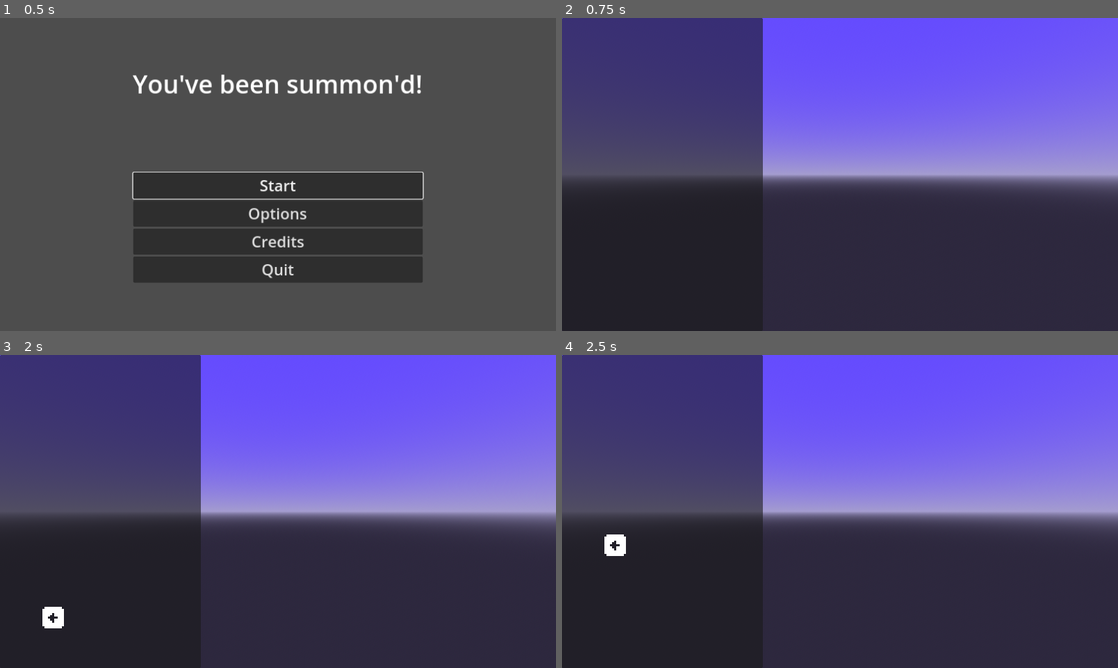
Above: before the commit, frames 1-4 (two rows, left to right).
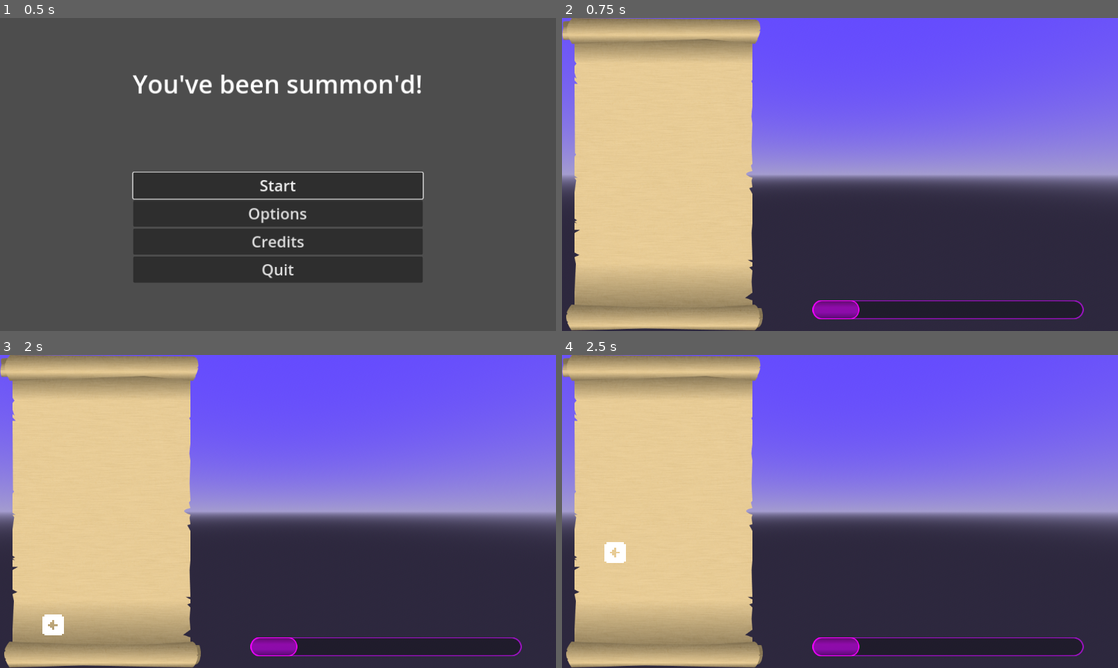
Above: after the commit, the same moments.

Repository: Yngwarr/ludum-dare-55
Game: Godot game, scene res://scenes/MainMenu.tscn
Same seed, same stepped clock (60 frames per second), same inputs: the game is played once before the commit and once after it. The engine's default icon, where the game draws it, is replaced by a stand-in: a white triangle on a blue panel in a dark square.
Inputs:
- Up to frame 1 (0.5 s): no input
- Up to frame 2 (0.75 s): click "Start" at 0.5 s
- Up to frame 3 (2 s): tap Enter at 1.25 s; hold Right (game_right) from 1.28 s (still down)
- Up to frame 4 (2.5 s): release Right (game_right) at 2.03 s; hold Down (game_down) from 2.03 s (still down)

Frame 1 is identical in both runs. In frame 2, 35% of the frame differs, in the area x 0-94%, y 0-100%; in frame 3, 35%; in frame 4, 35%.

Commit message:
new art

Diff:
--- a/scenes/Game.tscn
+++ b/scenes/Game.tscn
@@ -9,9 +9,15 @@
 [ext_resource type="Shader" path="res://shaders/blur.gdshader" id="3_tg1ur"]
 [ext_resource type="AudioStream" uid="uid://6dcm2cmkhdu3" path="res://sfx/music.ogg" id="4_t0smp"]
 [ext_resource type="Script" path="res://src/UI/ShowPopupButton.gd" id="5_k0seo"]
+[ext_resource type="Texture2D" uid="uid://c33nqeyn31qg4" path="res://img/Scroll.png" id="5_wm4wy"]
 [ext_resource type="Script" path="res://src/UI/ChangeSceneButton.gd" id="6_2c0ui"]
+[ext_resource type="Texture2D" uid="uid://deebmfvogsx" path="res://img/progress_bg.png" id="7_y7vaw"]
+[ext_resource type="Texture2D" uid="uid://bafudxk212os7" path="res://img/progress_fill.png" id="8_6seoa"]
 [ext_resource type="Script" path="res://src/Pause.gd" id="8_cpxey"]
 [ext_resource type="Texture2D" uid="uid://bmetb0g61y3bv" path="res://icon.svg" id="8_lyls7"]
+
+[sub_resource type="StyleBoxTexture" id="StyleBoxTexture_ebkrb"]
+texture = ExtResource("5_wm4wy")
 
 [sub_resource type="ShaderMaterial" id="ShaderMaterial_v63bu"]
 shader = ExtResource("3_tg1ur")
@@ -66,10 +72,11 @@
 offset_right = -736.0
 grow_horizontal = 2
 grow_vertical = 2
+theme_override_styles/panel = SubResource("StyleBoxTexture_ebkrb")
 metadata/_edit_lock_ = true
 
 [node name="PromptCatcher" parent="HUD/Panel" instance=ExtResource("2_vuer4")]
-position = Vector2(212, 69)
+position = Vector2(209, 86)
 
 [node name="Spawn" type="Marker2D" parent="HUD/Panel"]
 position = Vector2(110, 594)
@@ -82,6 +89,23 @@
 
 [node name="Spawn4" type="Marker2D" parent="HUD/Panel"]
 position = Vector2(302, 594)
+
+[node name="ProgressBG" type="NinePatchRect" parent="HUD"]
+offset_left = 519.0
+offset_top = 584.0
+offset_right = 1081.0
+offset_bottom = 624.0
+texture = ExtResource("7_y7vaw")
+patch_margin_left = 20
+patch_margin_right = 20
+
+[node name="NinePatchRect" type="NinePatchRect" parent="HUD/ProgressBG"]
+layout_mode = 0
+offset_right = 97.0
+offset_bottom = 40.0
+texture = ExtResource("8_6seoa")
+patch_margin_left = 20
+patch_margin_right = 20
 
 [node name="PauseMenu" type="CanvasLayer" parent="." node_paths=PackedStringArray("resume_button", "options_menu")]
 process_mode = 2
--- a/src/PromptCatcher.gd
+++ b/src/PromptCatcher.gd
@@ -3,4 +3,4 @@
 @onready var area: Area2D = $Area2D
 
 func _ready() -> void:
-    area.add_to_group(&"catcher")
+	area.add_to_group(&"catcher")
Binary file changed: img/Destination.png
Not shown, changed: img/Destination.png.import
Binary file changed: img/Down.png
Not shown, changed: img/Down.png.import
Binary file changed: img/Left.png
Binary file changed: img/Right.png
Not shown, changed: img/Right.png.import
Binary file added: img/Scroll.png
Not shown, added: img/Scroll.png.import
Binary file changed: img/Up.png
Not shown, changed: img/Up.png.import
Binary file added: img/progress_bg.png
(and 4 more such lines)
